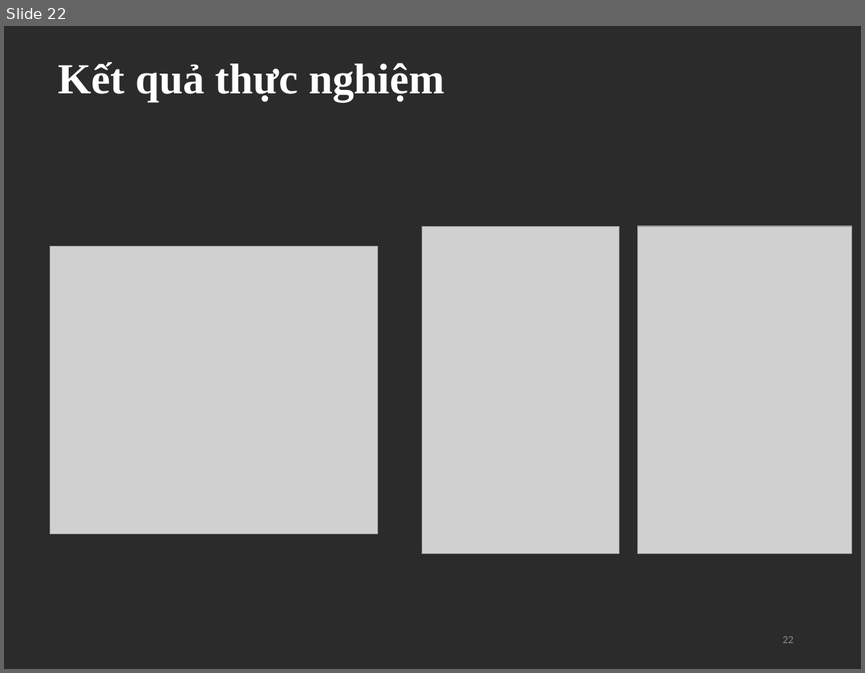
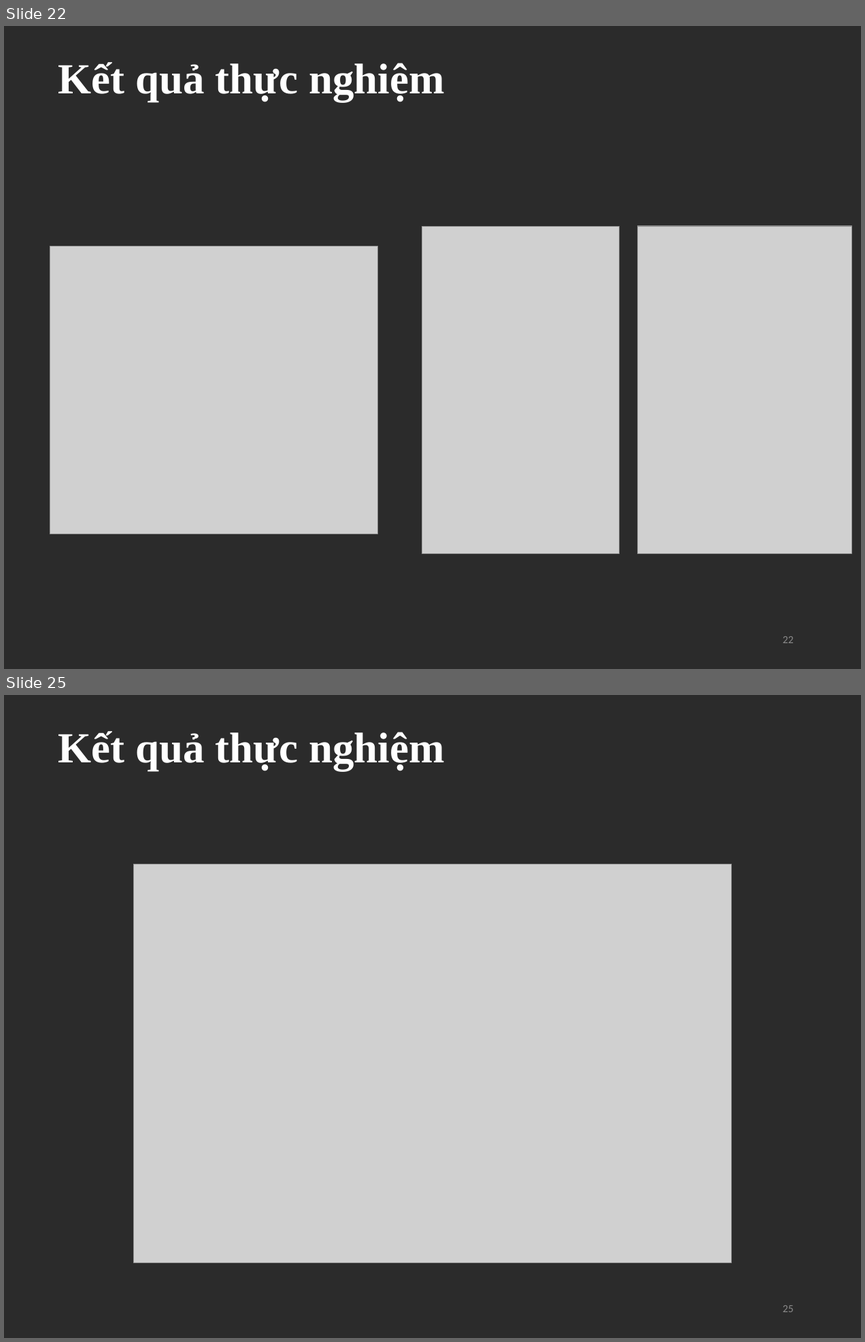
Before and after one commit to tranvanthanh99/MILP-GA-drone_routing_problem, a slide deck: UAV model.pptx. Shown one above the other, each under a label of ours: slide 22 before the commit, slides 22 and 25 after it; the slides between them are not shown. The pictures are 865x673 and 865x1342 pixels, drawn with LibreOffice and Linux fonts; fonts in the diff are those of the drawing; grey boxes stand for pictures; background and template pictures are left out; a plain dark background stands for a picture behind light text. Boxes give left, top, right and bottom in pixels: in the first picture for what was removed or moved away, otherwise in the second. Text is boxed around its words. In the diff, an @@ line names an element or a change of style, - is before the commit and + after.

```diff
--- a/UAV model.pptx
+++ b/UAV model.pptx
@@ slide 25 added at [4, 695, 861, 1338], background picture (left out) @@
@@ title added at [58, 731, 444, 771], 36 pt, text #FFFFFF, bold @@
+Kết quả thực nghiệm
@@ picture added at [133, 864, 732, 1262] @@
@@ page number added at [783, 1305, 793, 1312], 9 pt, text #8C8C8C @@
+25
```
Also in this commit, not shown: 4 slides changed, 2 other slides added, 4 other files.
